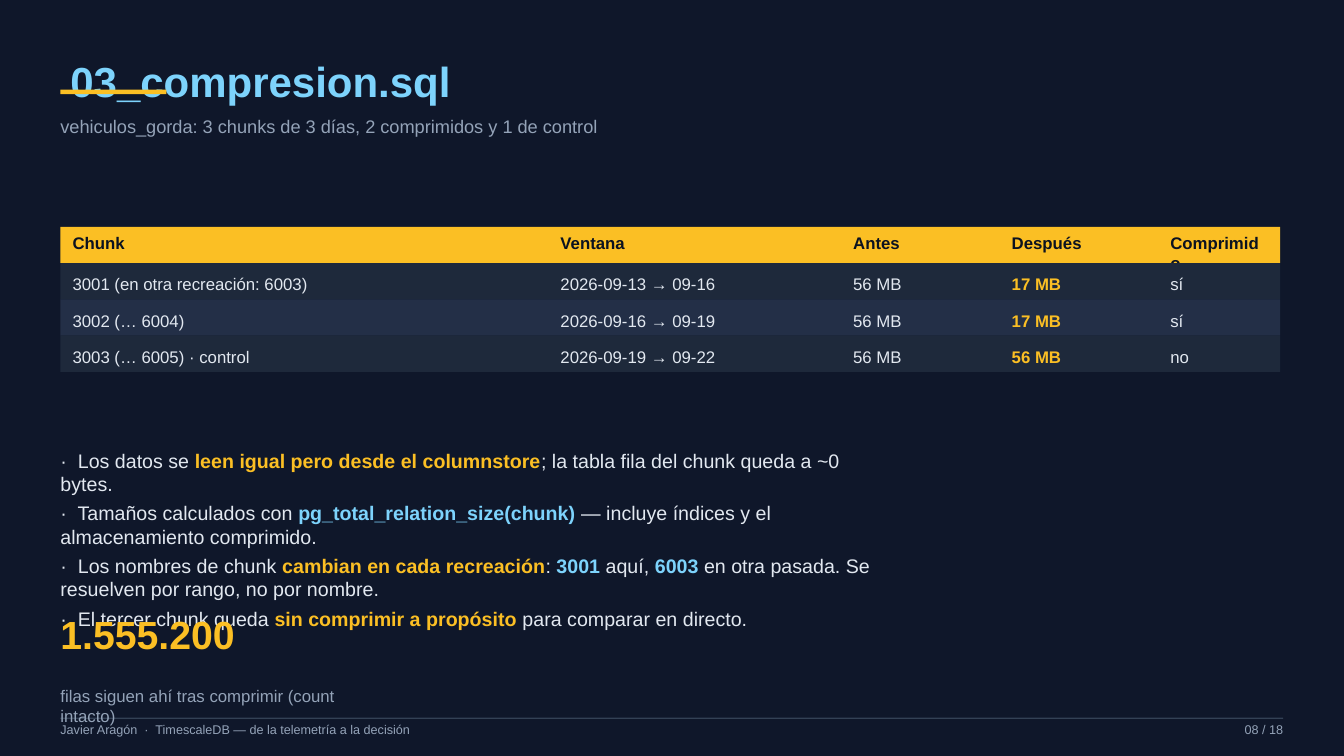
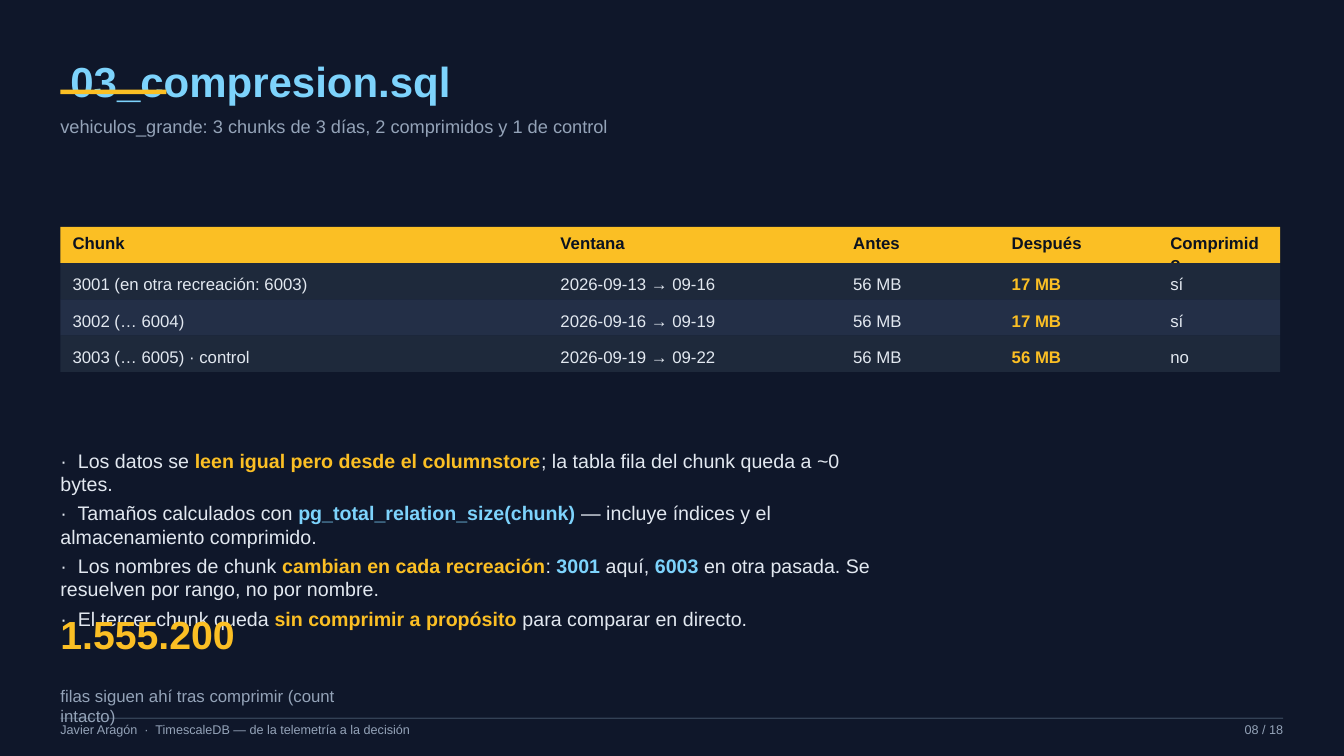
Before and after one commit to xavipuerto/autometrics-demo, a slide deck: slide 8 of presentacion/TimescaleDB-PPT-Javier.pptx. Drawn at 1344x756 pixels with LibreOffice and Linux fonts; fonts in the diff are those of the drawing. Boxes give left, top, right and bottom in pixels: in the first picture for what was removed or moved away, otherwise in the second. Text is boxed around its words. In the diff, an @@ line names an element or a change of style, - is before the commit and + after.

Commit message:
renombrar vehiculos_gorda a vehiculos_grande (tabla, esquema, scripts, README, PPT) + recrear entorno

```diff
--- a/presentacion/TimescaleDB-PPT-Javier.pptx
+++ b/presentacion/TimescaleDB-PPT-Javier.pptx
@@ text at [60,119,607,137]: text changed @@
-vehiculos_gorda: 3 chunks de 3 días, 2 comprimidos y 1 de control
+vehiculos_grande: 3 chunks de 3 días, 2 comprimidos y 1 de control
```
Also in this commit, not shown: 4 other slides changed, 10 other files.
